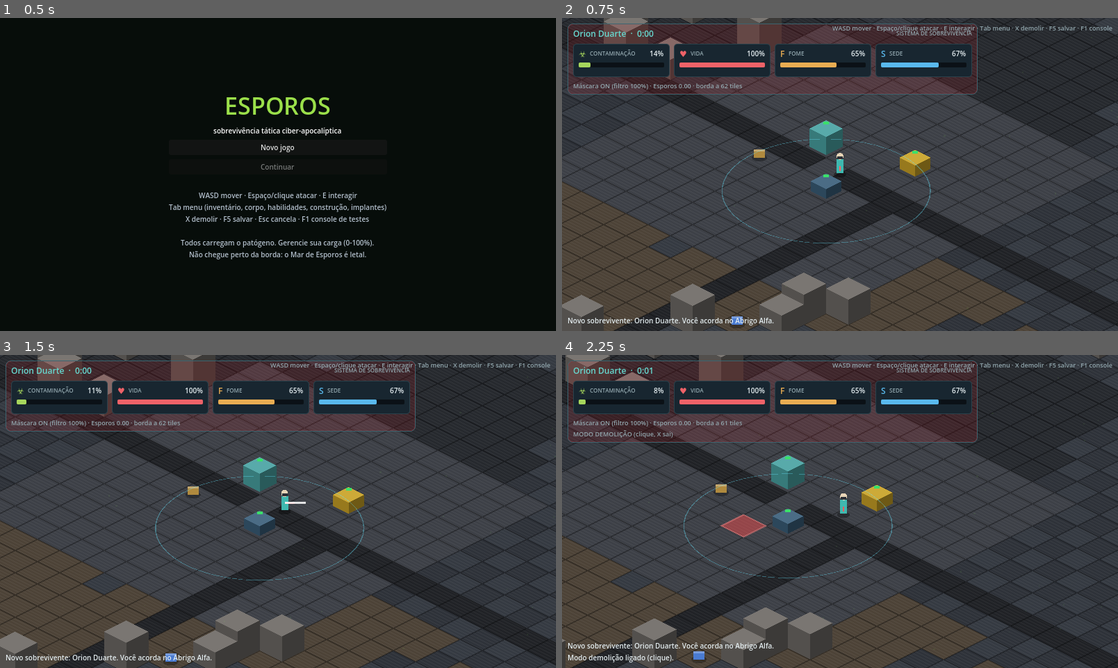
Above: before the commit, frames 1-4 (two rows, left to right).
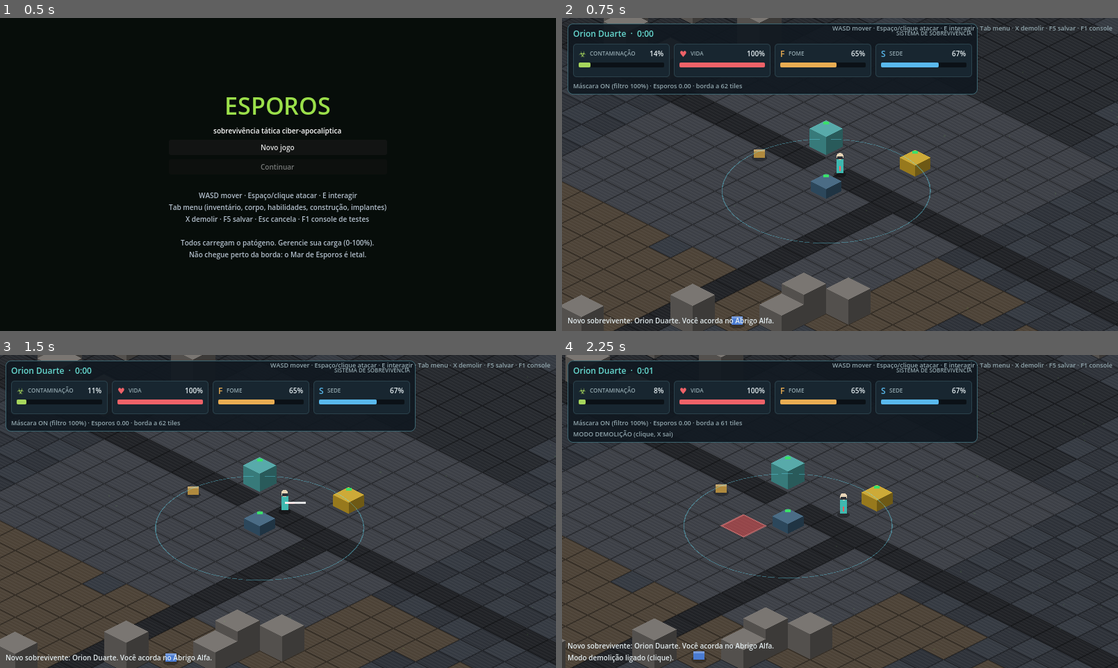
Above: after the commit, the same moments.

Repository: Wesley-LeoL/Esporos
Game: Godot game, scene res://scenes/main.tscn
The game is run twice, just before and just after one commit, with the same random seed, the same clock (stepped at 60 frames per second) and the same inputs.
Inputs (mouse positions are in pixels of both pictures, inside the frame that each line leads up to):
- Up to frame 1 (0.5 s): no input
- Up to frame 2 (0.75 s): click "Novo jogo" at 0.5 s
- Up to frame 3 (1.5 s): tap Enter at 1.25 s; move the mouse to (400, 495) at 1.27 s; hold D (move_right) from 1.28 s (still down); hold Space (attack) from 1.28 s (still down); click (400, 495) at 1.42 s
- Up to frame 4 (2.25 s): move the mouse to (728, 527) at 2.02 s; release D (move_right) at 2.03 s; release Space (attack) at 2.03 s; hold S (move_down) from 2.03 s (still down); tap X (demolish) at 2.1 s

Frame 1 is identical in both runs. In frame 2, 8.5% of the frame differs, in the area x 1-75%, y 2-25%; in frame 3, 8.5%; in frame 4, 11%, in the area x 1-75%, y 2-28%.

Commit message:
Tune HUD panel opacity

Diff:
--- a/scripts/ui/hud.gd
+++ b/scripts/ui/hud.gd
@@ -52,7 +52,7 @@
 	root.add_child(ScanOverlay.new())
 
 	var bar_panel := PanelContainer.new()
-	bar_panel.add_theme_stylebox_override("panel", UITheme.panel_style(Color("#e6101820"), 7))
+	bar_panel.add_theme_stylebox_override("panel", UITheme.panel_style(Color("#101820e8"), 7))
 	root.add_child(bar_panel)
 	bar_panel.set_anchors_and_offsets_preset(Control.PRESET_TOP_LEFT, Control.PRESET_MODE_MINSIZE, 8)
 	bar_panel.custom_minimum_size.x = 590
